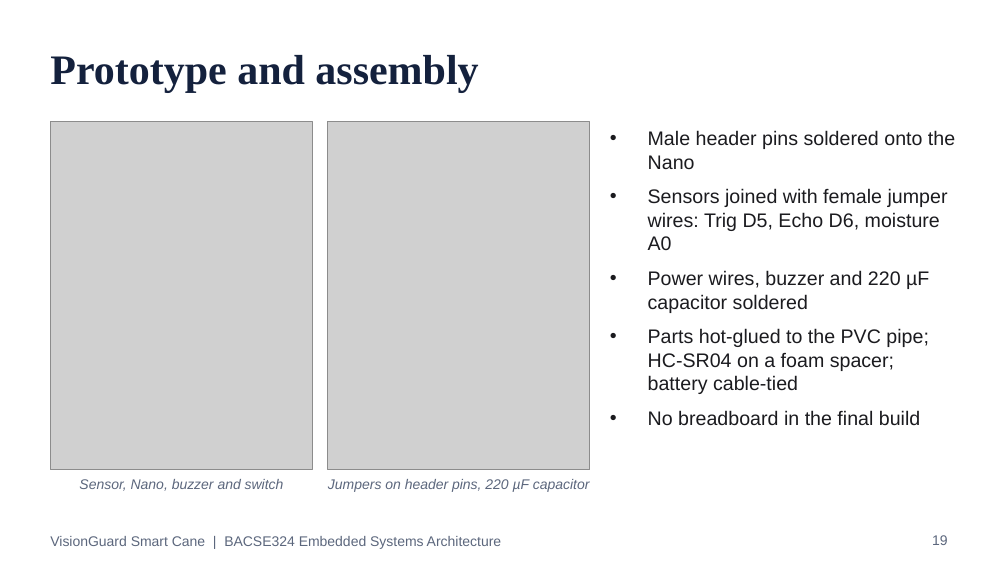
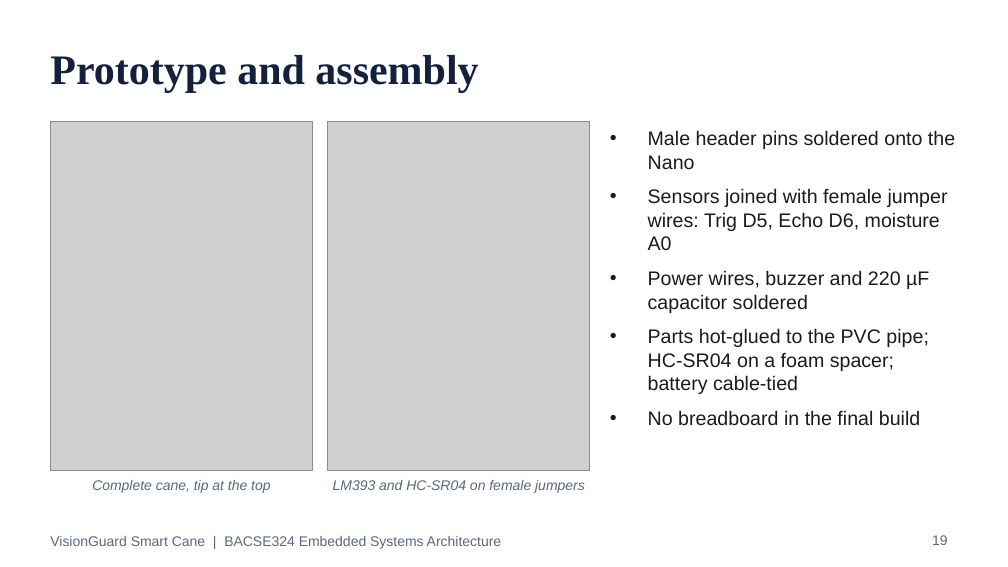
Before and after one commit to darshanpvt007-afk/visionguard-smart-cane, a slide deck: slide 19 of docs/VisionGuard_Presentation.pptx. Drawn at 1008x567 pixels with LibreOffice and Linux fonts; fonts in the diff are those of the drawing; grey boxes stand for pictures. Boxes give left, top, right and bottom in pixels: in the first picture for what was removed or moved away, otherwise in the second. Text is boxed around its words. In the diff, an @@ line names an element or a change of style, - is before the commit and + after.

```diff
--- a/docs/VisionGuard_Presentation.pptx
+++ b/docs/VisionGuard_Presentation.pptx
@@ text at bbox=[92, 480, 270, 493]: text changed @@
-Sensor, Nano, buzzer and switch
+Complete cane, tip at the top
@@ text at bbox=[333, 480, 585, 493]: text changed @@
-Jumpers on header pins, 220 µF capacitor
+LM393 and HC-SR04 on female jumpers
```
Also in this commit, not shown: 1 other slide changed, 1 other file.
